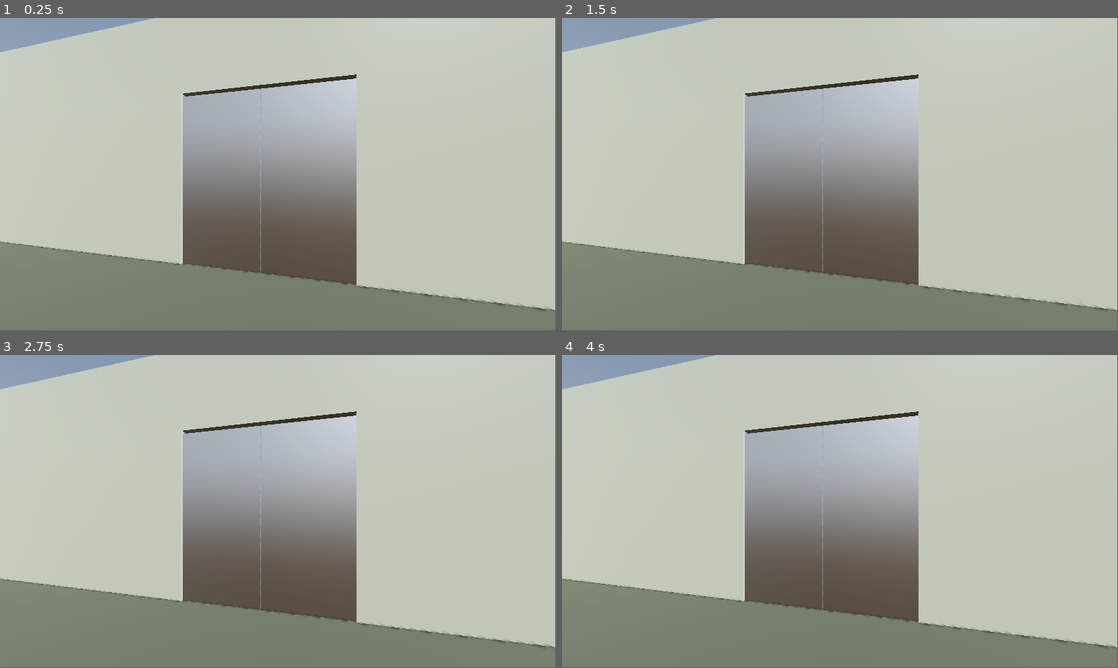
Above: before the commit, frames 1-4 (two rows, left to right).
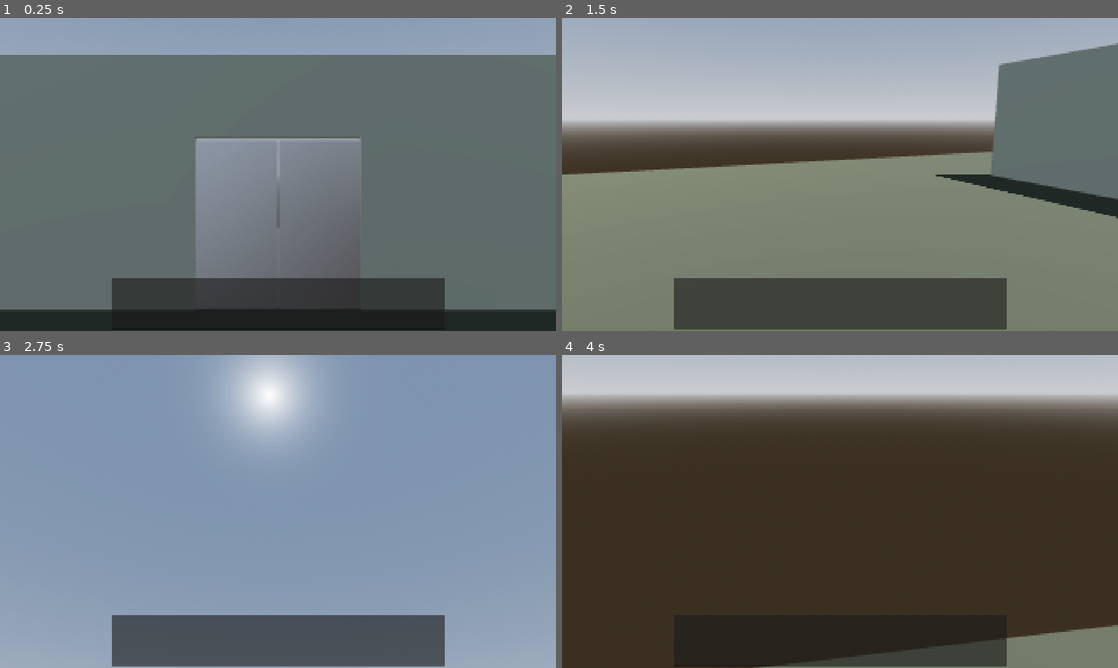
Above: after the commit, the same moments.

Repository: araobp/airport
Game: Godot game, scene res://System.tscn
Same seed, same stepped clock (60 frames per second), same inputs: the game is played once before the commit and once after it.
Inputs (mouse positions are in pixels of both pictures, inside the frame that each line leads up to):
- Up to frame 1 (0.25 s): no input
- Up to frame 2 (1.5 s): tap Enter (ui_accept) at 0.5, 0.6, 0.77, 1.07, 1.35 s; move the mouse to (962, 158) at 0.52 s; hold Right (ui_right) 0.53-1.28 s; move the mouse to (728, 190) at 1.27 s; hold Down (ui_down) from 1.28 s (still down)
- Up to frame 3 (2.75 s): tap Enter (ui_accept) at 1.52, 1.82, 2.1 s; move the mouse to (333, 442) at 2.02 s; release Down (ui_down) at 2.03 s; hold Right (ui_right) from 2.03 s (still down)
- Up to frame 4 (4 s): tap Enter (ui_accept) at 2.75, 2.85, 3.02, 3.32, 3.6, 3.77 s; move the mouse to (812, 574) at 2.77 s; release Right (ui_right) at 2.78 s; hold Up (ui_up) 2.78-3.53 s; move the mouse to (1006, 558) at 3.52 s; hold Left (ui_left) from 3.53 s (still down)
In our replay, the window is 799x449 before the commit and 800x450 after it. These sizes can differ from the game's own. Grey fills any space a smaller window leaves; there, only what the larger window draws over its background counts as a difference.

The runs differ from the first frame. In frame 1, 92% of the frame differs, in the area x 0-100%, y 0-100%; in frame 2, 74%; in frame 3, 96%; in frame 4, 86%.
Error before the commit: Attempt to call function 'get_as_text' in base 'null instance' on a null instance. (res://gemini.gd:17)
Error after the commit: Attempt to call function 'get_as_text' in base 'null instance' on a null instance. (res://gemini.gd:19)

Commit message:
Feat: Implement first-person character and chat window
This commit introduces a basic first-person character controller and a chat window
to the airport simulation. It also updates the Gemini model to 2.0 Flash and
adds an option to enable/disable Gemini chat.

Diff:
--- a/airport/Gate.tscn
+++ b/airport/Gate.tscn
@@ -46,7 +46,3 @@
 [node name="AnimationTree" type="AnimationTree" parent="." index="4"]
 tree_root = SubResource("AnimationNodeStateMachine_igcwn")
 anim_player = NodePath("../AnimationPlayer")
-
-[node name="Camera3D" type="Camera3D" parent="." index="5"]
-transform = Transform3D(0.0713059, 0, 0.997454, 0, 1, 0, -0.997454, 0, 0.0713059, 1.80069, 0.715092, 0)
-visible = false
--- a/airport/System.tscn
+++ b/airport/System.tscn
@@ -1,8 +1,9 @@
-[gd_scene load_steps=9 format=3 uid="uid://d0gpwnkq5rhna"]
+[gd_scene load_steps=13 format=3 uid="uid://d0gpwnkq5rhna"]
 
 [ext_resource type="PackedScene" uid="uid://olwpoxba07gh" path="res://Gate.tscn" id="2_hh24k"]
 [ext_resource type="Script" uid="uid://blguk8ox5b1it" path="res://mcp_server.gd" id="3_r1c7q"]
 [ext_resource type="Script" uid="uid://c74tqwh5duaek" path="res://mcp_client.gd" id="4_1ayyj"]
+[ext_resource type="Script" uid="uid://cjkdi1hxunisd" path="res://first_person.gd" id="4_r1c7q"]
 
 [sub_resource type="ProceduralSkyMaterial" id="ProceduralSkyMaterial_37kl0"]
 sky_horizon_color = Color(0.662243, 0.671743, 0.686743, 1)
@@ -17,11 +18,20 @@
 tonemap_mode = 2
 glow_enabled = true
 
+[sub_resource type="CapsuleMesh" id="CapsuleMesh_hh24k"]
+
+[sub_resource type="CapsuleShape3D" id="CapsuleShape3D_hh24k"]
+radius = 0.2
+height = 1.6
+
 [sub_resource type="StandardMaterial3D" id="StandardMaterial3D_eyiwp"]
 albedo_color = Color(0.220388, 0.223285, 0.163385, 1)
 
 [sub_resource type="PlaneMesh" id="PlaneMesh_hh24k"]
 material = SubResource("StandardMaterial3D_eyiwp")
+
+[sub_resource type="BoxShape3D" id="BoxShape3D_hh24k"]
+size = Vector3(1, 0.00622559, 1)
 
 [node name="System" type="Node3D"]
 
@@ -32,19 +42,62 @@
 [node name="WorldEnvironment" type="WorldEnvironment" parent="."]
 environment = SubResource("Environment_6uqi0")
 
-[node name="Camera3D" type="Camera3D" parent="."]
-transform = Transform3D(-0.238703, 0, 0.971093, 0, 1, 0, -0.971093, 0, -0.238703, 2.1317, 1.07149, -0.708623)
-
 [node name="McpServer" type="Node" parent="."]
 script = ExtResource("3_r1c7q")
 
 [node name="McpClient" type="Node" parent="."]
 script = ExtResource("4_1ayyj")
+enable_gemini = true
 
 [node name="HTTPRequest" type="HTTPRequest" parent="McpClient"]
 
-[node name="MeshInstance3D" type="MeshInstance3D" parent="."]
+[node name="Gate" parent="." instance=ExtResource("2_hh24k")]
+transform = Transform3D(-4.37114e-08, 0, 1, 0, 1, 0, -1, 0, -4.37114e-08, 0, 0, -4)
+
+[node name="ChatWindow" type="TextEdit" parent="."]
+anchors_preset = 12
+anchor_top = 1.0
+anchor_right = 1.0
+anchor_bottom = 1.0
+offset_left = 384.0
+offset_top = -184.0
+offset_right = -384.0
+offset_bottom = -8.0
+grow_horizontal = 2
+grow_vertical = 0
+theme_override_font_sizes/font_size = 20
+
+[node name="FirstPerson" type="CharacterBody3D" parent="."]
+script = ExtResource("4_r1c7q")
+
+[node name="Camera3D" type="Camera3D" parent="FirstPerson"]
+transform = Transform3D(1, 0, 0, 0, 1, 0, 0, 0, 1, 0, 1.6, 0)
+fov = 50.0
+
+[node name="MeshInstance3D" type="MeshInstance3D" parent="FirstPerson"]
+transform = Transform3D(0.4, 0, 0, 0, 0.8, 0, 0, 0, 0.4, 0, 0.8, 0)
+mesh = SubResource("CapsuleMesh_hh24k")
+skeleton = NodePath("../..")
+
+[node name="CollisionShape3D" type="CollisionShape3D" parent="FirstPerson"]
+transform = Transform3D(1, 0, 0, 0, 1, 0, 0, 0, 1, 0, 0.8, 0)
+shape = SubResource("CapsuleShape3D_hh24k")
+
+[node name="Floor" type="RigidBody3D" parent="."]
+axis_lock_linear_x = true
+axis_lock_linear_y = true
+axis_lock_linear_z = true
+axis_lock_angular_x = true
+axis_lock_angular_y = true
+axis_lock_angular_z = true
+mass = 10000.0
+freeze = true
+
+[node name="MeshInstance3D" type="MeshInstance3D" parent="Floor"]
 transform = Transform3D(10, 0, 0, 0, 10, 0, 0, 0, 10, 0, 0, 0)
 mesh = SubResource("PlaneMesh_hh24k")
+skeleton = NodePath("../..")
 
-[node name="Gate" parent="." instance=ExtResource("2_hh24k")]
+[node name="CollisionShape3D" type="CollisionShape3D" parent="Floor"]
+transform = Transform3D(18.99, 0, 0, 0, 18.99, 0, 0, 0, 18.99, 0, -0.0672176, 0)
+shape = SubResource("BoxShape3D_hh24k")
--- /dev/null
+++ b/airport/first_person.gd
@@ -0,0 +1,42 @@
+extends CharacterBody3D
+
+@onready var camera_3d = $Camera3D
+
+const SPEED = 5.0
+const JUMP_VELOCITY = 4.5
+const CAMERA_SENS = 0.003
+# Get the gravity from the project settings to be synced with RigidBody nodes.
+var gravity = ProjectSettings.get_setting("physics/3d/default_gravity")
+
+func _ready():
+	Input.mouse_mode = Input.MOUSE_MODE_CAPTURED
+
+func _input(event):
+	if event.is_action_pressed("ui_cancel"): get_tree().quit()
+
+	if event is InputEventMouseMotion:
+		rotation.y -= event.relative.x * CAMERA_SENS
+		rotation.x -= event.relative.y * CAMERA_SENS
+		rotation.x = clamp(rotation.x, -0.5, 1.2)
+
+func _physics_process(delta):
+	# Add the gravity.
+	if not is_on_floor():
+		velocity.y -= gravity * delta
+
+	# Handle jump.
+	if Input.is_action_just_pressed("ui_accept") and is_on_floor():
+		velocity.y = JUMP_VELOCITY
+
+	# Get the input direction and handle the movement/deceleration.
+	# As good practice, you should replace UI actions with custom gameplay actions.
+	var input_dir = Input.get_vector("ui_left", "ui_right", "ui_up", "ui_down")
+	var direction = (transform.basis * Vector3(input_dir.x, 0, input_dir.y)).normalized()
+	if direction:
+		velocity.x = direction.x * SPEED
+		velocity.z = direction.z * SPEED
+	else:
+		velocity.x = move_toward(velocity.x, 0, SPEED)
+		velocity.z = move_toward(velocity.z, 0, SPEED)
+
+	move_and_slide()
--- a/airport/gemini.gd
+++ b/airport/gemini.gd
@@ -1,7 +1,9 @@
 extends Node
 
 # Gemini 2.5 Flash Model endpoint
-const MODEL = "gemini-2.5-flash"
+#const MODEL = "gemini-2.5-flash"
+const MODEL = "gemini-2.0-flash"
+
 var GEMINI_API = "https://generativelanguage.googleapis.com/v1beta/models/{model}:generateContent".format({"model": MODEL})
 
 # Gemini API Key
@@ -18,7 +20,7 @@
 	content = content.strip_edges()
 	return content
 
-func _init(http_request, gemini_api_key=null, system_instruction="") -> void:
+func _init(http_request, system_instruction="") -> void:
 
 	GEMINI_API_KEY = _get_environment_variable(GEMINI_API_KEY_FILE_PATH)
 	HTTP_REQUEST = http_request
@@ -75,6 +77,7 @@
 
 		var json = JSON.parse_string(body.get_string_from_utf8())
 
+		print(json)
 		var candidate = json["candidates"][0]
 		var parts = candidate["content"]["parts"]
 
--- a/airport/mcp_client.gd
+++ b/airport/mcp_client.gd
@@ -2,6 +2,8 @@
 
 var mcp_server
 var gemini
+
+@export var enable_gemini = false
 
 const SYSTEM_INSTRUCTION  = "You are an AI agent good at controling facilities of the building"
 
@@ -10,13 +12,13 @@
 	mcp_server = get_parent().get_node("McpServer")
 	gemini = load("res://gemini.gd").new(
 			$HTTPRequest,
-			null,
 			SYSTEM_INSTRUCTION
 		)
 
 	var tools = mcp_server.list_tools()
 
-	await gemini.chat("My name is araobp. Wait for one seconds, open the gate, wait for three seconds, then close it.", mcp_server)
+	if enable_gemini:
+		await gemini.chat("My name is araobp. Wait for one seconds, open the gate, wait for three seconds, then close it.", mcp_server)
 
 # Called every frame. 'delta' is the elapsed time since the previous frame.
 func _process(delta: float) -> void:
--- a/airport/project.godot
+++ b/airport/project.godot
@@ -13,4 +13,14 @@
 config/name="airport"
 run/main_scene="uid://d0gpwnkq5rhna"
 config/features=PackedStringArray("4.4", "Forward Plus")
-config/icon="res://icon.svg"
+config/icon="uid://c7ik87eivia3y"
+
+[display]
+
+window/size/viewport_width=1920
+window/size/viewport_height=1080
+window/stretch/mode="canvas_items"
+
+[rendering]
+
+anti_aliasing/quality/msaa_3d=1
Not shown, added: airport/first_person.gd.uid
Binary file added: airport/icon.png
Not shown, added: airport/icon.png.import
Not shown, added: docs/icon.png
